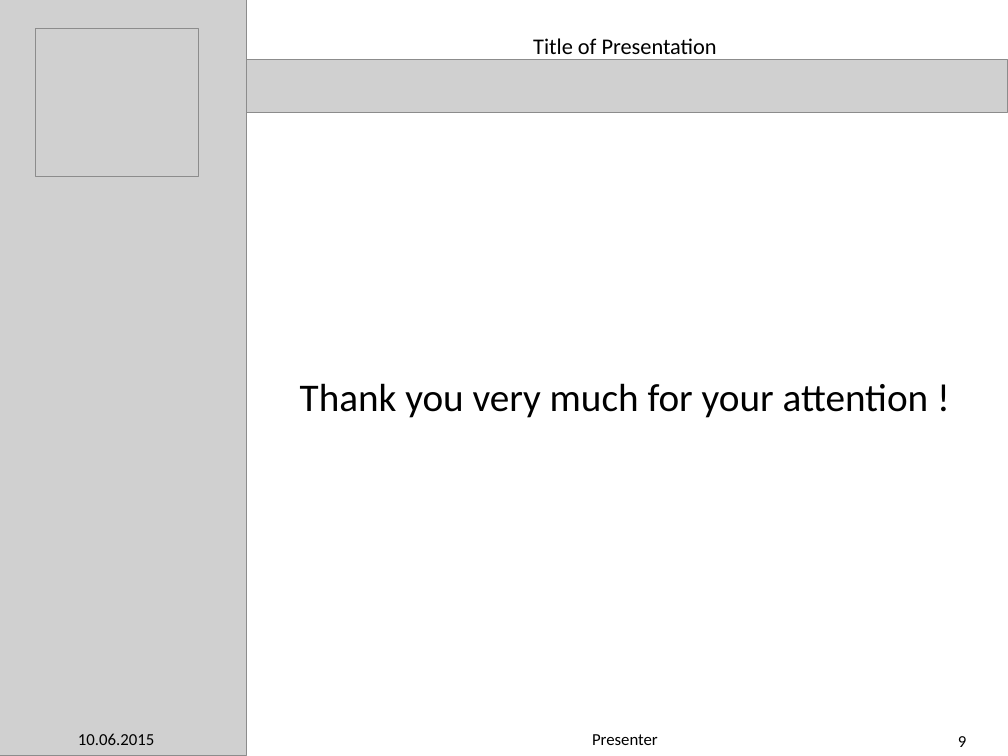
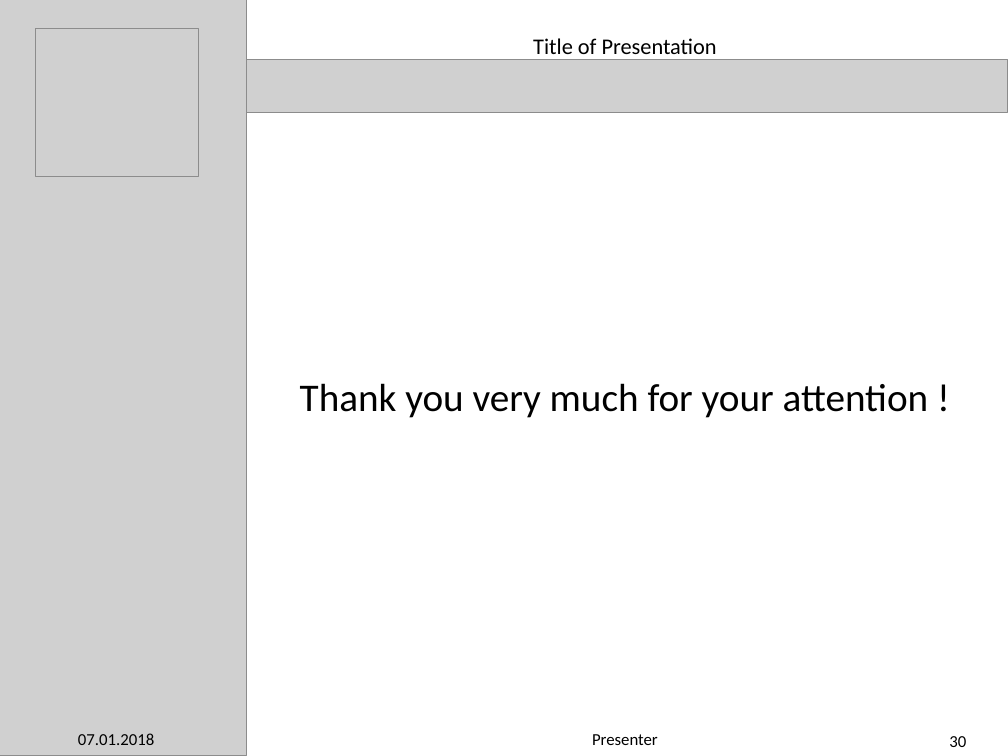
Before and after one commit to meistalampe/Work-, a slide deck: slide 30 of Präsentation Praxisphase/PowerPoint Presentation (Outline).pptx (slide 9 before the commit). Drawn at 1008x756 pixels with LibreOffice and Linux fonts; fonts in the diff are those of the drawing; grey boxes stand for pictures. Boxes give left, top, right and bottom in pixels: in the first picture for what was removed or moved away, otherwise in the second. Text is boxed around its words. In the diff, an @@ line names an element or a change of style, - is before the commit and + after.

```diff
--- a/Präsentation Praxisphase/PowerPoint Presentation (Outline).pptx
+++ b/Präsentation Praxisphase/PowerPoint Presentation (Outline).pptx
@@ text at (78, 733, 154, 745): text changed @@
-10.06.2015
+07.01.2018
@@ page number at (949, 736, 966, 747): text changed @@
-9
+30
```
Also in this commit, not shown: 29 slides added, 8 slides removed, 18 other files.
